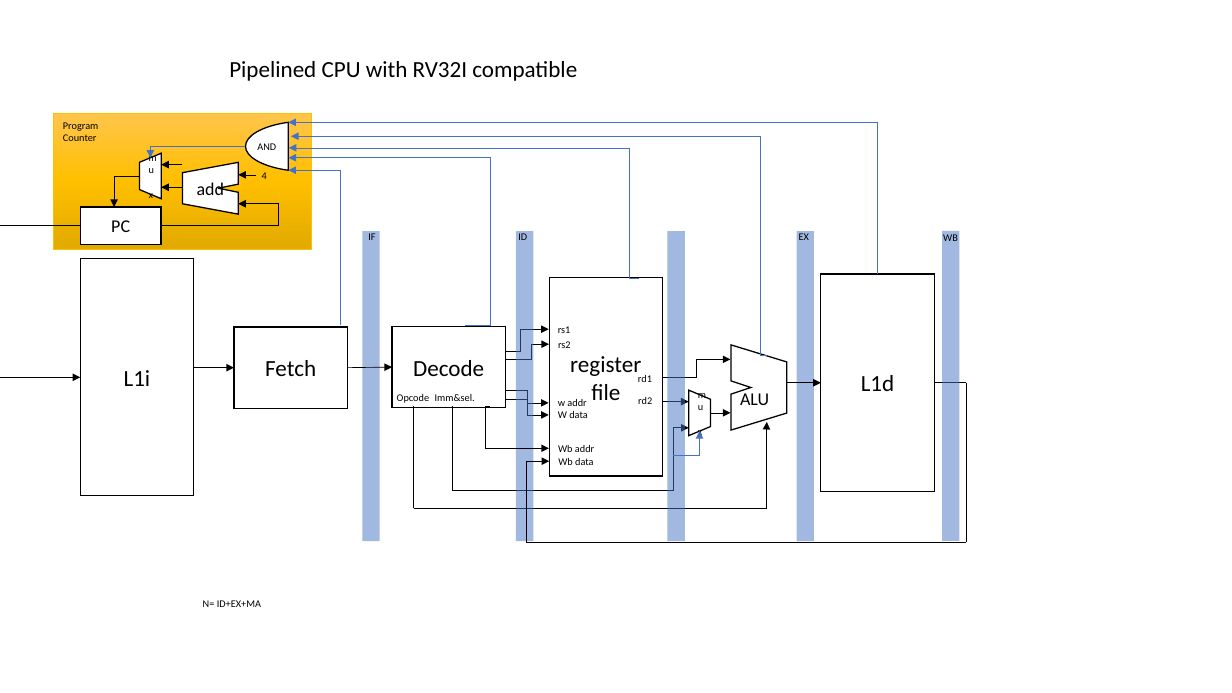
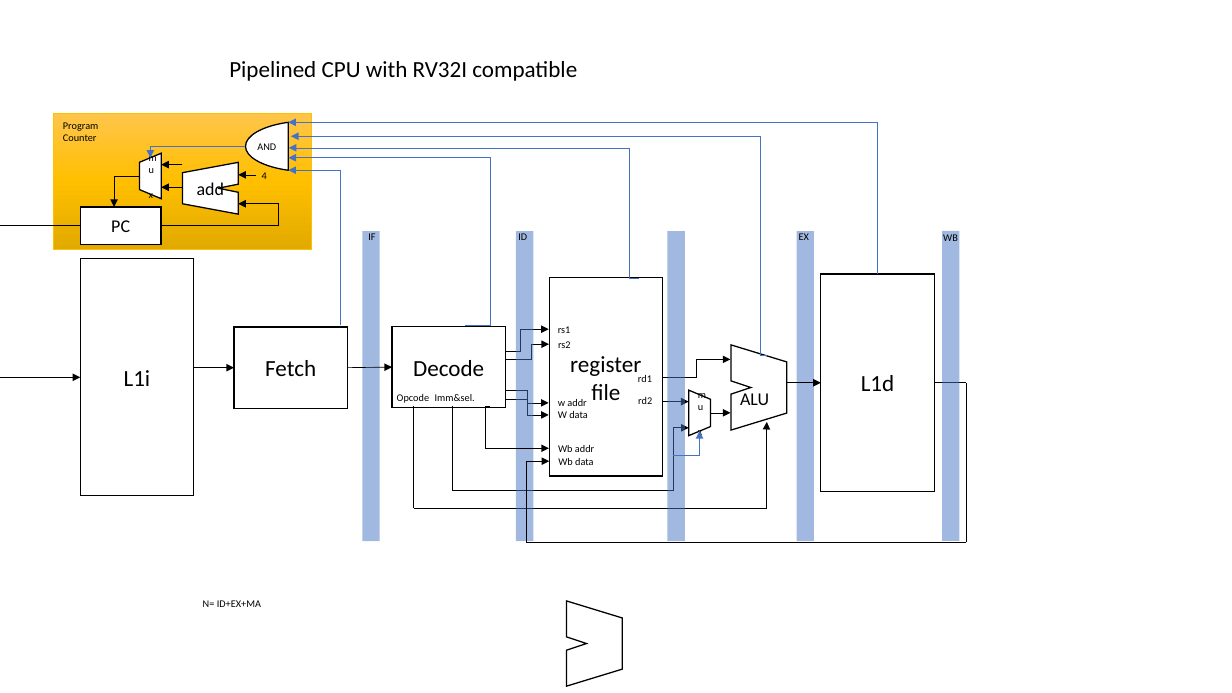
Before and after one commit to Enanter/SimplePipelineCore, a slide deck: slide 3 of Architecture_Diagram/RV32I.pptx (slide 4 before the commit). Drawn at 1232x693 pixels with LibreOffice and Linux fonts; fonts in the diff are those of the drawing. Boxes give left, top, right and bottom in pixels: in the first picture for what was removed or moved away, otherwise in the second. Text is boxed around its words. In the diff, an @@ line names an element or a change of style, - is before the commit and + after.

```diff
--- a/Architecture_Diagram/RV32I.pptx
+++ b/Architecture_Diagram/RV32I.pptx
@@ freeform shape added at <box>567,601,622,686</box>, fill #FFFFFF, outline #000000 1 pt @@
```
Also in this commit, not shown: 4 slides added, 4 other files.
